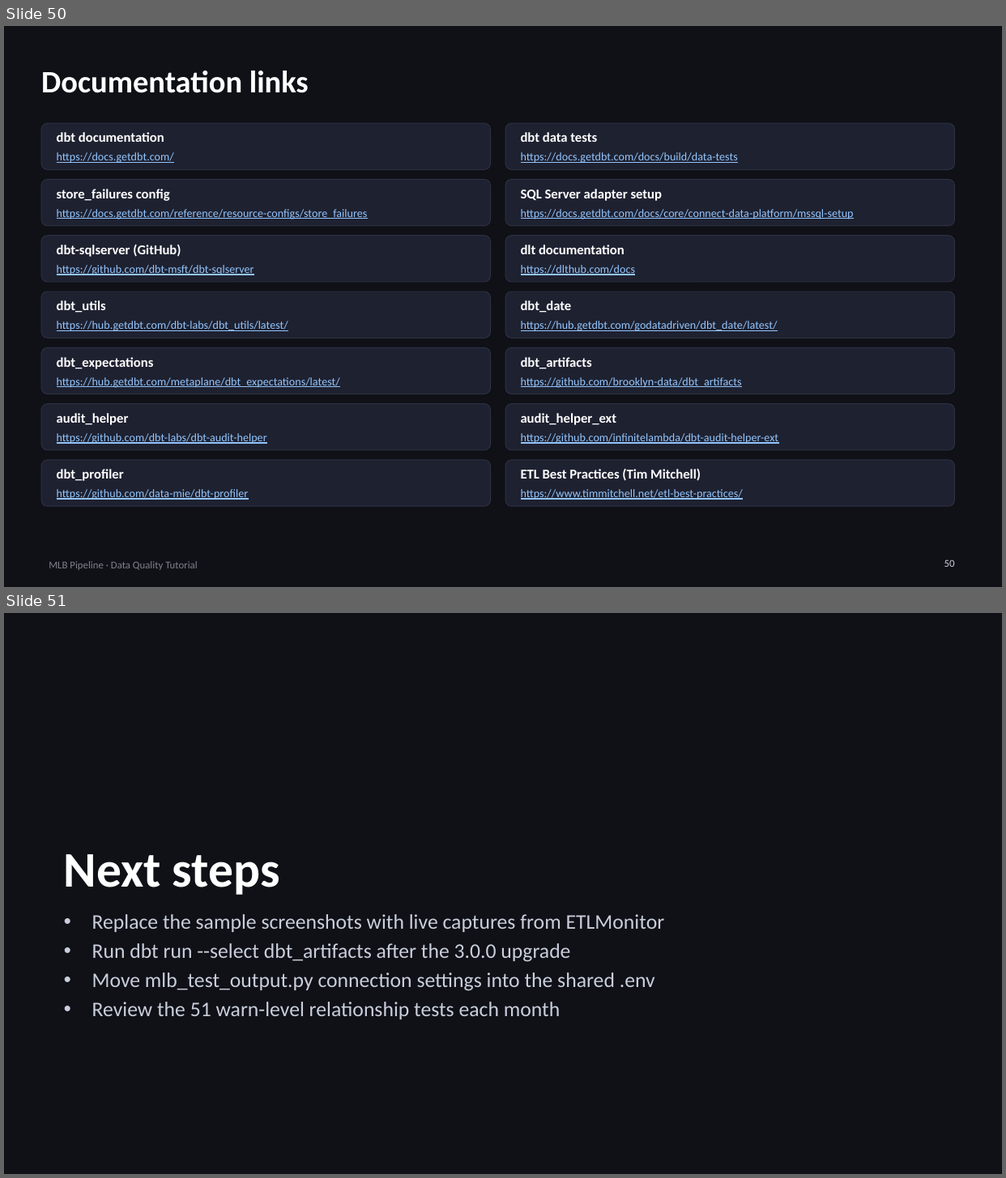
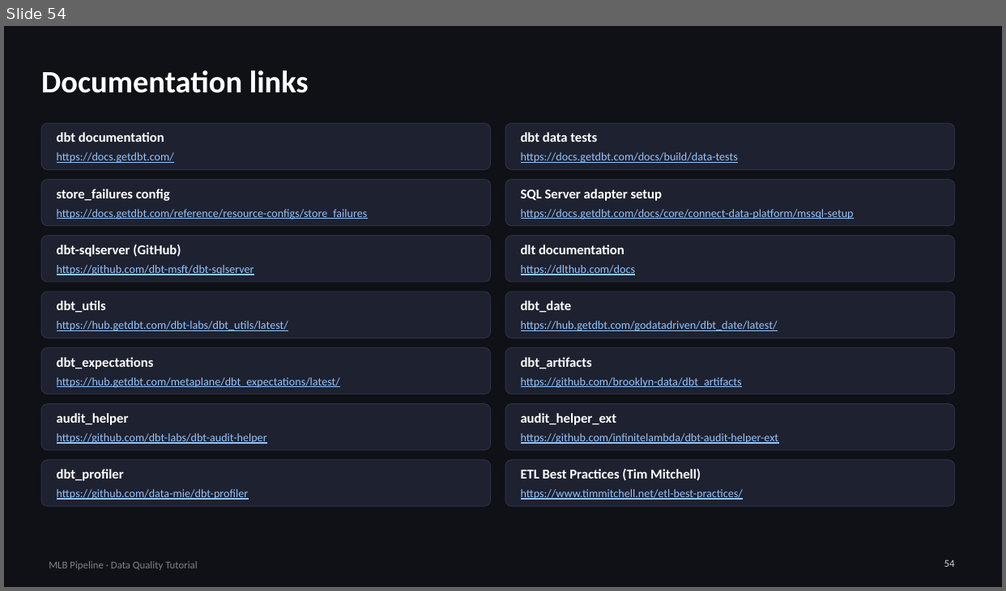
Before and after one commit to keithwsmith/mlb_dlt, a slide deck: data_quality_tutorial/MLB_Pipeline_Data_Quality_Tutorial.pptx. Shown one above the other, each under a label of ours: slides 50 and 51 before the commit, slide 54 after it. The pictures are 1006x1178 and 1006x591 pixels, drawn with LibreOffice and Linux fonts; fonts in the diff are those of the drawing. Boxes give left, top, right and bottom in pixels: in the first picture for what was removed or moved away, otherwise in the second. Text is boxed around its words. In the diff, an @@ line names an element or a change of style, - is before the commit and + after.

```diff
--- a/data_quality_tutorial/MLB_Pipeline_Data_Quality_Tutorial.pptx
+++ b/data_quality_tutorial/MLB_Pipeline_Data_Quality_Tutorial.pptx
@@ slide 51 removed at bbox=[4, 613, 1002, 1174], background #0F1117 @@
@@ title removed at bbox=[64, 854, 280, 895] @@
-Next steps
@@ text removed at bbox=[92, 914, 665, 1020] @@
-• Replace the sample screenshots with live captures from ETLMonitor
-• Run dbt run --select dbt_artifacts after the 3.0.0 upgrade
-• Move mlb_test_output.py connection settings into the shared .env
-• Review the 51 warn-level relationship tests each month
@@ what was slide 50 is now slide 54 @@
@@ page number at bbox=[944, 560, 955, 567]: text changed @@
-50
+54
```
Also in this commit, not shown: 2 slides changed, 5 slides added, 1 other slide removed, 3 other files.
